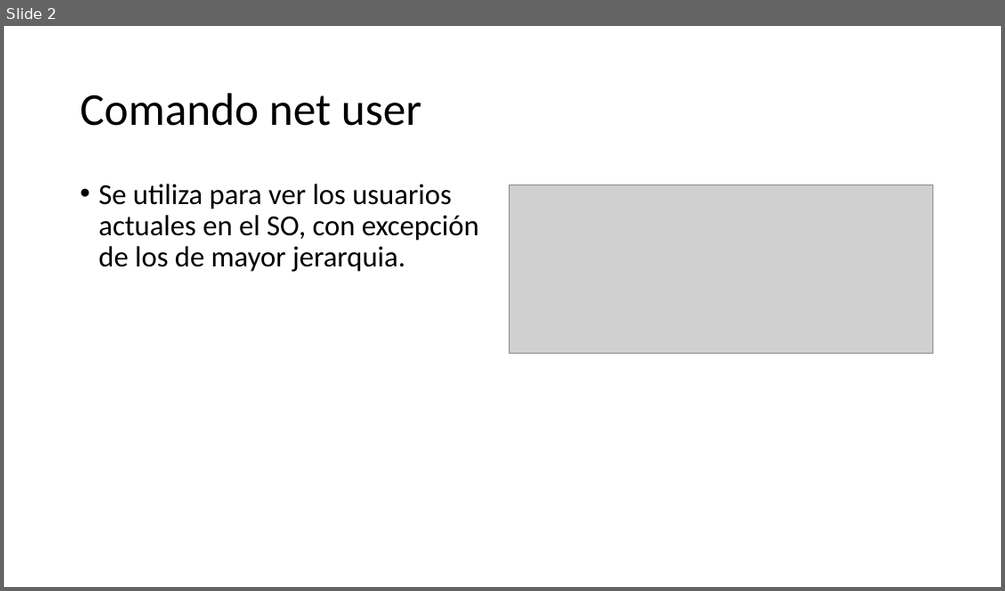
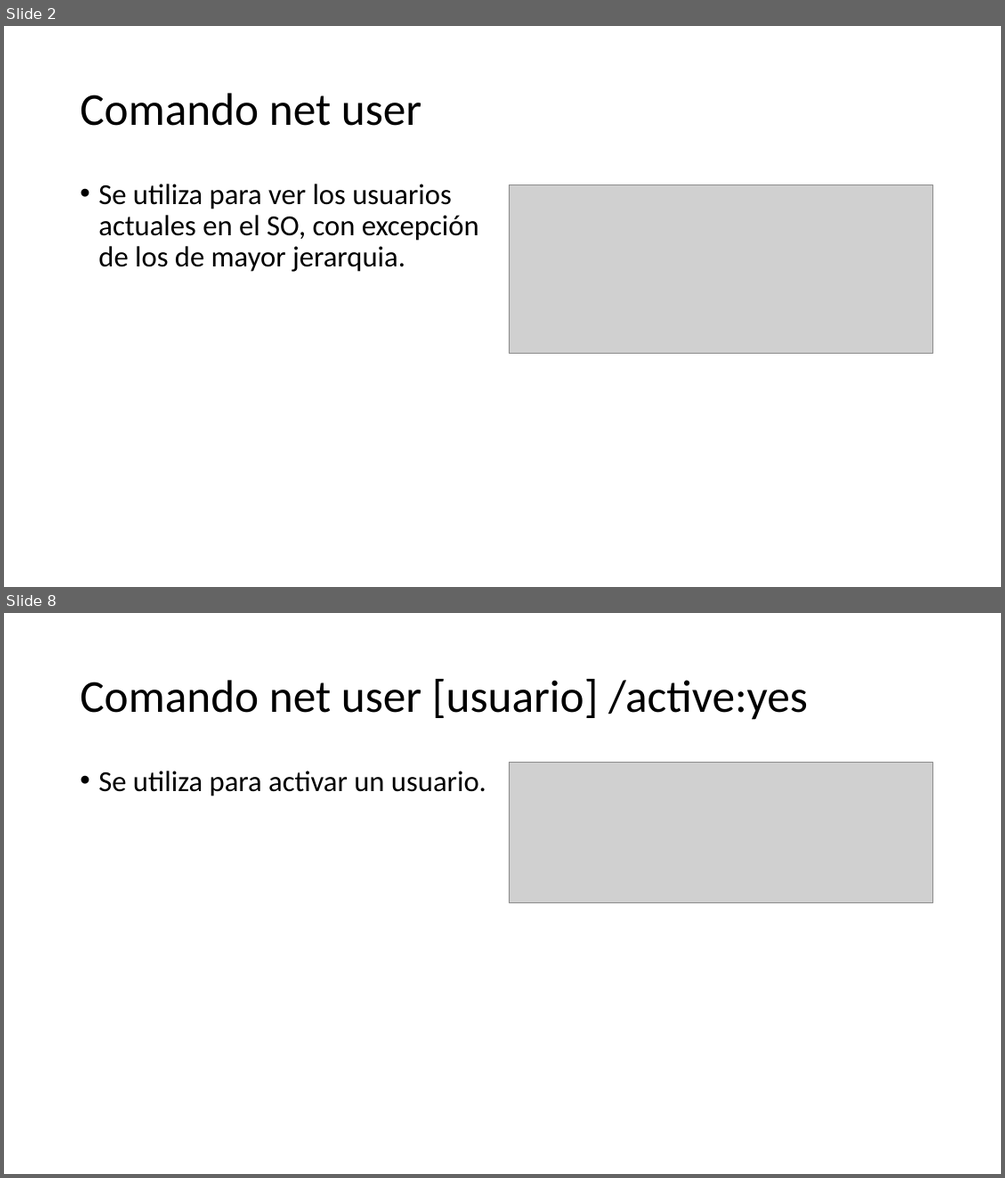
Before and after one commit to elchecho3000-blip/Ciberseguridad-bootcamp, a slide deck: CCNA1/comandos-windows/net-user/Comando net user (CCNA1).pptx. Shown one above the other, each under a label of ours: slide 2 before the commit, slides 2 and 8 after it; the slides between them are not shown. The pictures are 1005x591 and 1005x1178 pixels, drawn with LibreOffice and Linux fonts; fonts in the diff are those of the drawing; grey boxes stand for pictures. Boxes give left, top, right and bottom in pixels: in the first picture for what was removed or moved away, otherwise in the second. Text is boxed around its words. In the diff, an @@ line names an element or a change of style, - is before the commit and + after.

```diff
--- a/CCNA1/comandos-windows/net-user/Comando net user (CCNA1).pptx
+++ b/CCNA1/comandos-windows/net-user/Comando net user (CCNA1).pptx
@@ slide 8 added at (4, 613, 1001, 1174), background #FFFFFF @@
@@ title added at (80, 679, 808, 720), 44 pt, text #000000 @@
+Comando net user [usuario] /active:yes
@@ text added at (98, 771, 486, 796), 28 pt, text #000000 @@
+• Se utiliza para activar un usuario.
@@ picture added at (509, 763, 933, 903) @@
```
Also in this commit, not shown: 2 slides changed, 3 other slides added, 1 other file.
